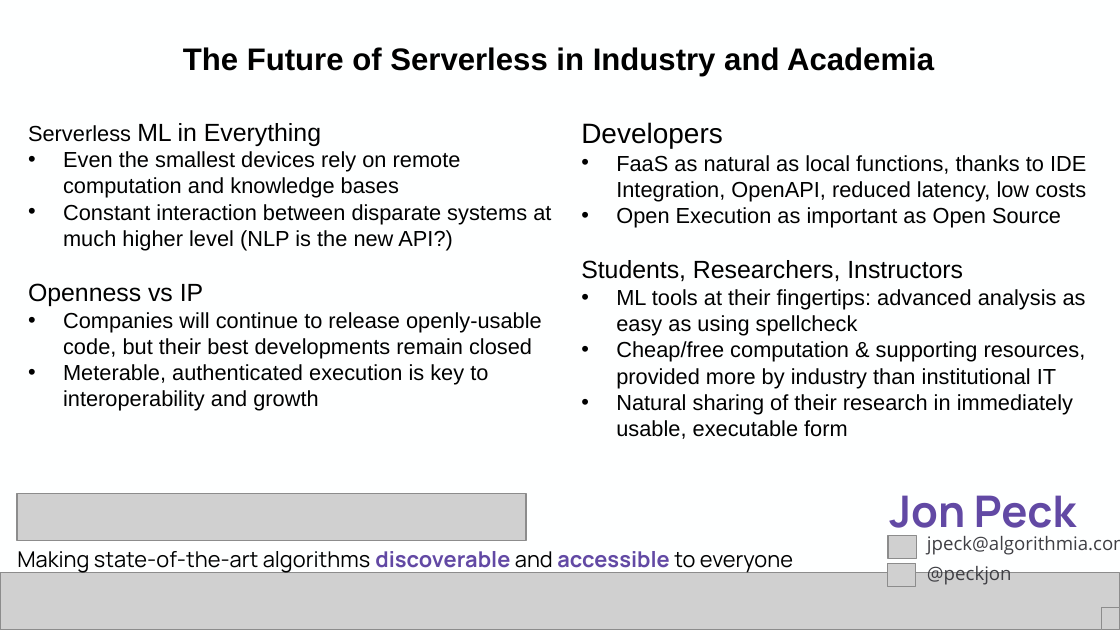
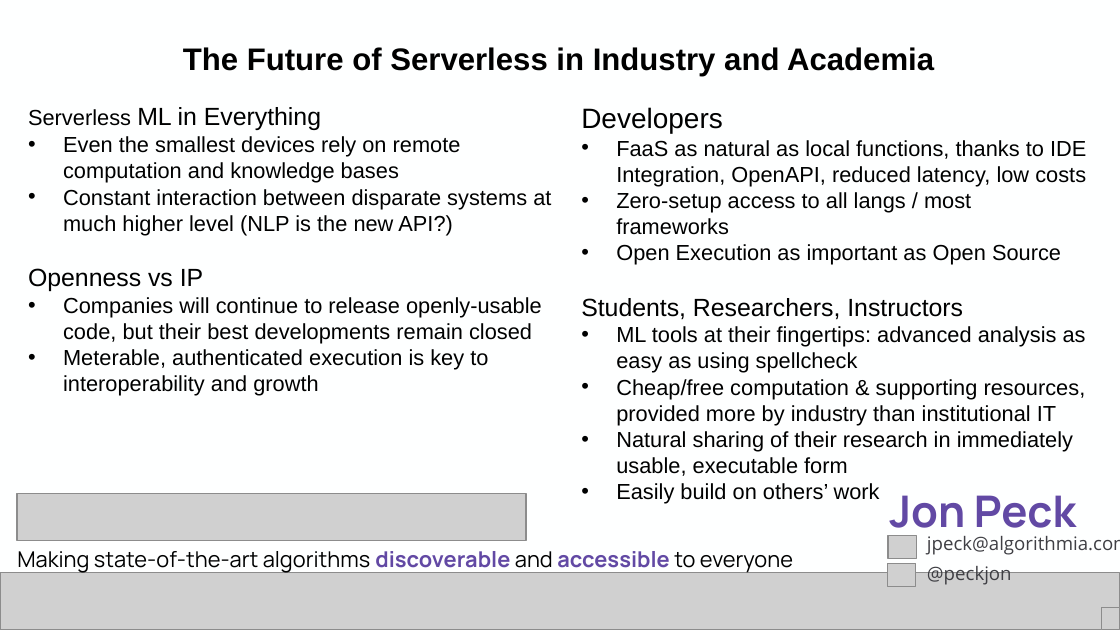
Before and after one commit to serverlesscomputing/serverlesscomputing, a slide deck: slide 1 of wosc3/presentations/panel-peckjon-Future-of-Serverless-in-industry-and-Academia-WoSC.pptx. Drawn at 1120x630 pixels with LibreOffice and Linux fonts; fonts in the diff are those of the drawing; grey boxes stand for pictures. Boxes give left, top, right and bottom in pixels: in the first picture for what was removed or moved away, otherwise in the second. Text is boxed around its words. In the diff, an @@ line names an element or a change of style, - is before the commit and + after.

Commit message:
Updated panel slides

```diff
--- a/wosc3/presentations/panel-peckjon-Future-of-Serverless-in-industry-and-Academia-WoSC.pptx
+++ b/wosc3/presentations/panel-peckjon-Future-of-Serverless-in-industry-and-Academia-WoSC.pptx
@@ text "Serverless ML in Everything": place and size @@
-text "Serverless ML in Everything" at (28, 123, 551, 411)
+text "Serverless ML in Everything" at (28, 107, 551, 396)
@@ text "Developers": place and size @@
-text "Developers" at (581, 122, 1086, 439)
+text "Developers" at (581, 107, 1086, 500)
@@ text at (616, 192, 971, 235): paragraph added @@
+• Zero-setup access to all langs / most frameworks
@@ text at (680, 483, 880, 500): paragraph added @@
+• Easily build on others’ work
```
Also in this commit, not shown: 1 other file.
